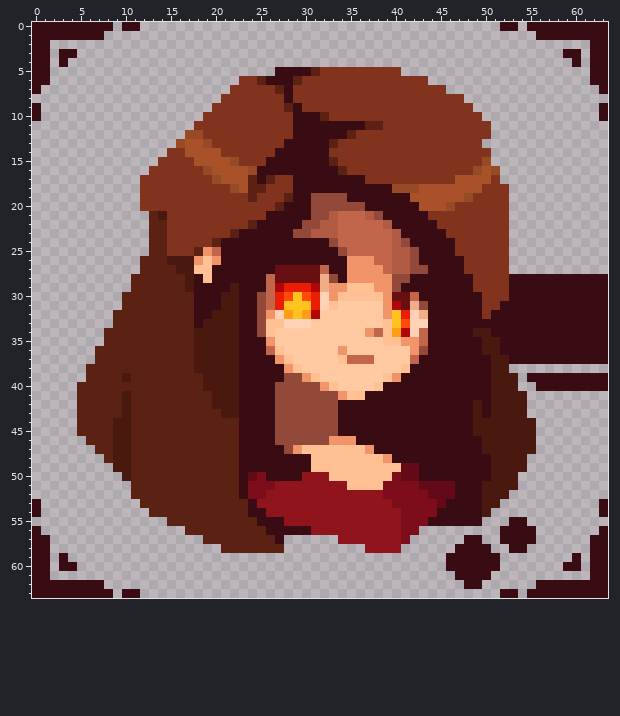
Two versions of one pixel-art sprite, Roguelike_unity/Assets/Art/UI/Face_Mage.png. Above: the version before the commit.
The file is 64x64 pixels. Colours within 5 levels of each other are drawn and written as one.
After the commit:
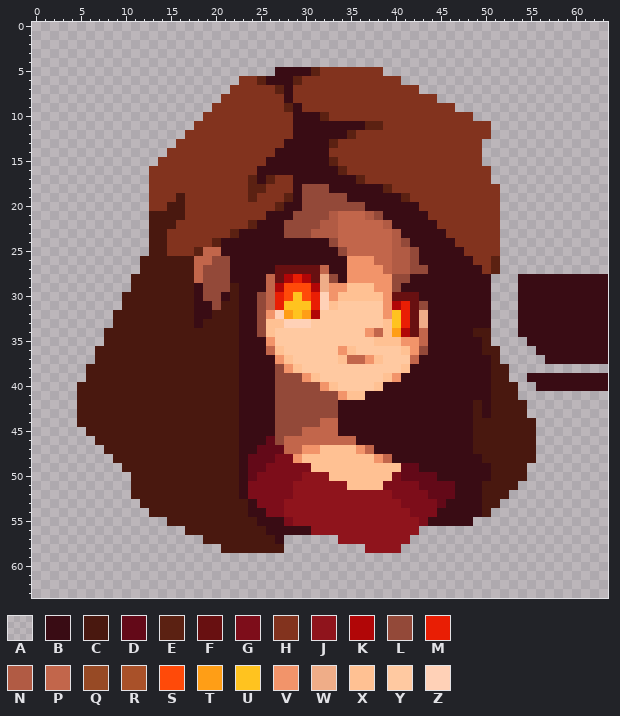
Palette (. is transparent): A #390c141e  B #390c14  C #49180f  D #630918  E #5b2112  F #681011  G #7d0d1a  H #82331e  J #8f141c  K #b10607  L #934939  M #e91e04  N #b15b44  P #c2664b  Q #974a25  R #a95129  S #ff4a09  T #ff9e16  U #ffc31f  V #f2946a  W #efad88  X #ffc193  Y #ffc9a1  Z #ffd1b7
What changed:
Changed rows in their new state; - is an unchanged pixel.
first column x 0:
 0 AAAAAAAAA-AA----------------------------------------AA-AAAAAAAAA
 1 AAAAAAAA------------------------------------------------AAAAAAAA
 2 AA------------------------------------------------------------AA
 3 AA-AA------------------------------------------------------AA-AA
 4 AA-A--------------------------------------------------------A-AA
 5 AA-------------------------------------AA---------------------AA
 6 AA---------------------------------------AAA------------------AA
 7 A------------------------------------------AAA-----------------A
 8 ---------------------------------------------AAA----------------
 9 A----------------------------------------------AA--------------A
10 A------------------------------------------------A-------------A
12 -----------------HH---------------------------------------------
13 ----------------HHHH--------------------------------------------
14 -----------------HHHH-----------------------------A-------------
15 ------------------HHHHH---------------------------A-------------
16 -------------------HHHHHH------------------------HHA------------
17 ------------A-------HHHH------------E----------HHHHA------------
18 ------------A---------HH------LLL------EHHHHHHHHHH--A-----------
19 ------------A---C-------------L----------EHHHHHHH---A-----------
20 ------------A--CC-------------L------------HHHH-----A-----------
21 -------------C-CC------------LL---------------------A-----------
22 -------------CCC------------LL----------------------A-----------
23 -------------CC-------------L-----------------------A-----------
24 -------------CC-------------------------------------A-----------
25 -------------CC----P---------------------------B----A-----------
26 ------------CCC---PPLL--------------------------B--EA-----------
27 ------------CCCC--PLLL--------------------------BB-EA-----------
28 -----------CCCCCC-PLLL------KMK------------------BBAAA----------
29 -----------CCCCCC--LLL------SSS------------------BBAAA----------
30 ----------CCCCCCCC-LLB--------------------F-------BAAA----------
31 ----------CCCCCCCC--L--------------------MF-------BAAA----------
32 ---------CCCCCCCCC------------------------F-------BAAA----------
33 ---------CCCCCCCCC-----------------------MFW-------AAA----------
34 --------CCCCCCCCCC------------------------F--------AAA----------
35 --------CCCCCCCCCC--------------------X------------AAAA---------
36 -------CCCCCCCCCCC-----------------X-----X----------AAAA--------
37 -------CCCCCCCCCCC-------------------VX-------------AAAAA-------
38 ------CCCCCCCCCCCC---------L------------------------------------
39 ------CCCC-CCCCCCCC--------L-------------------------A----------
40 -----CCCCCCCCCCCCCC---------------------------------------------
41 -----CCCCC-CCCCCCCCC----------------------------------A---------
42 -----CCCCC-CCCCCCCCC--------------------------------------------
43 -----CCCCC-CCCCCCCCCC-------------------------------------------
44 -----CCCC--CCCCCCCCCCCC---------PP------------------------------
45 -----ACCC--CCCCCCCCCCCC-------PPPP------------------------------
46 ------ACC--CCCCCCCCCCCC---D-PPPPPPPP-------------C--------------
47 -------AC--CCCCCCCCCCCC--DDDPPVV----VP-----------C--------------
48 --------A--CCCCCCCCCCCC-DDDGGVX-------VP----------C----C--------
49 ---------A-CCCCCCCCCCCC-DDGGGGG---------------------------------
50 ----------ACCCCCCCCCCCC---GGGG-------------DD---------C---------
51 -----------CCCCCCCCCCCC----GG-----------------------------------
52 -----------CCCCCCCCCCCC---GGG----------J------------------------
53 A-----------CCCCCCCCCCCC-GGG------------J----------------------A
54 A------------CCCCCCCCCCC--GG-------------J---------------------A
55 ---------------CCCCCCCCCC---G------------JJ------A---AA---------
56 A----------------CCCCCCCCC---------------JJ---------AAAA-------A
57 AA-----------------CCCCCCCC--------------J------AA--AAAA------AA
58 AA-------------------CCCCCCC-------------------AAAA--AA-------AA
59 AA-A------------------------------------------AAAAAA--------A-AA
60 AA-AA-----------------------------------------AAAAAA-------AA-AA
61 AA---------------------------------------------AAAA-----------AA
62 AAAAAAAA----------------------------------------AA------AAAAAAAA
63 AAAAAAAAA-AA----------------------------------------AA-AAAAAAAAA
Pixel boxes of the changes (left, top, right, bottom) in both pictures:
changed: (32, 22, 608, 598)
